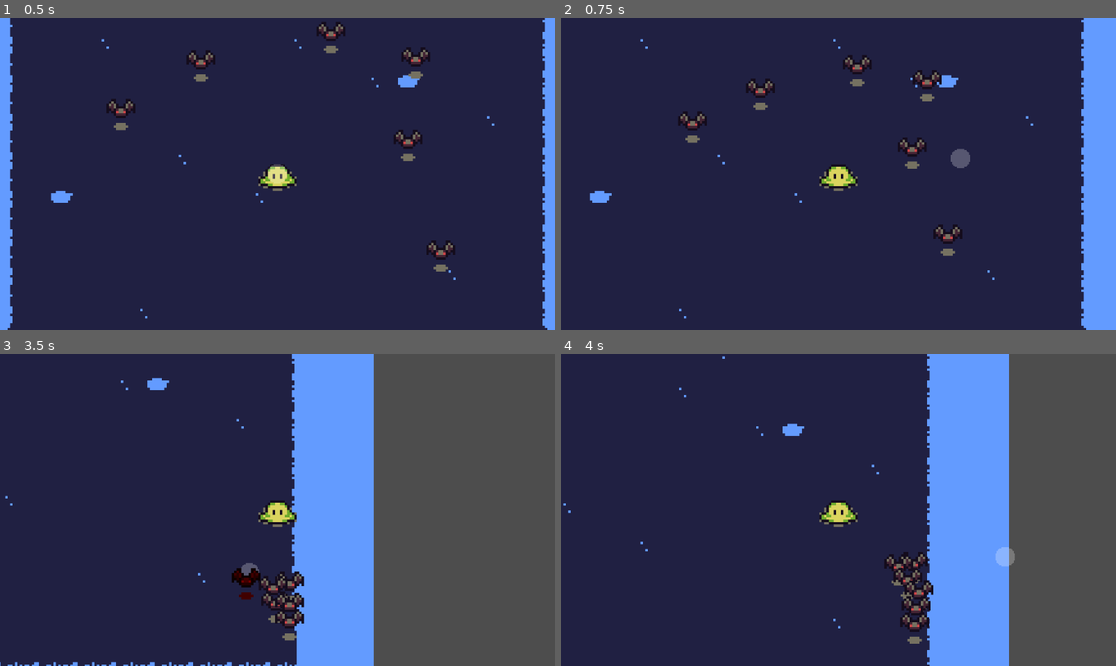
Above: before the commit, frames 1-4 (two rows, left to right).
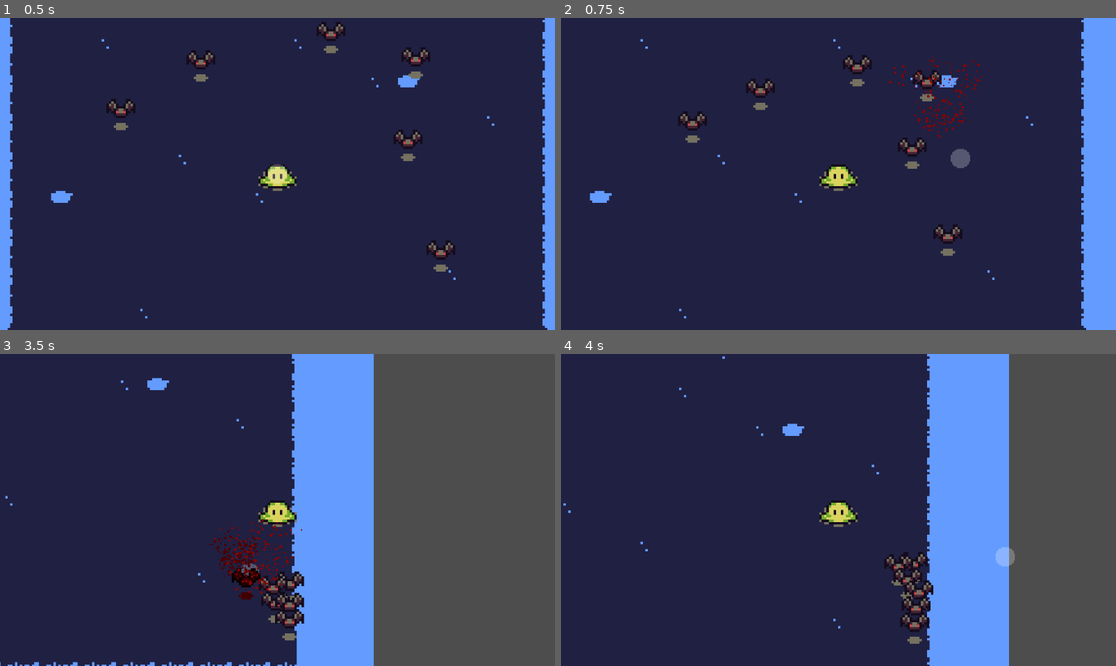
Above: after the commit, the same moments.

Repository: 10Goody12/Light-Based-Dungeon-Crawler
Game: Godot game, scene res://main.tscn
Two runs of this game, one before a commit and one after it. Both use one fixed random seed, a clock stepped at 60 frames per second and the inputs below.
Inputs (mouse positions are in pixels of both pictures, inside the frame that each line leads up to):
- Up to frame 1 (0.5 s): no input
- Up to frame 2 (0.75 s): move the mouse to (960, 158) at 0.52 s; hold D (move_right) from 0.53 s (still down)
- Up to frame 3 (3.5 s): move the mouse to (166, 525) at 1.27 s; release D (move_right) at 1.28 s; hold S (move_down) 1.28-2.03 s; move the mouse to (333, 441) at 2.02 s; hold D (move_right) 2.03-2.78 s; move the mouse to (249, 572) at 2.77 s; hold W (move_up) from 2.78 s (still down)
- Up to frame 4 (4 s): move the mouse to (1005, 556) at 3.52 s; release W (move_up) at 3.53 s; hold A (move_left) from 3.53 s (still down)

Frame 1 is identical in both runs. In frame 2, 0.3% of the frame differs, in the area x 59-78%, y 12-39%; in frame 3, 0.6%, in the area x 37-55%, y 52-78%; in frame 4, nothing differs.

Commit message:
Blood effects added.

Diff:
--- a/test_enemy.gd
+++ b/test_enemy.gd
@@ -11,11 +11,13 @@
 @export_range(1, 250, 1) var starting_health : float = 10.0
 @onready var health : float = starting_health
 
-@onready var player = get_tree().get_first_node_in_group("Player")
-
 @export_category("Damage Behaviour")
 @export_range(1, 15, 1.0) var damage_cooldown = 5.0
 var damage_flicker_counter = 0.0
+
+@onready var player = get_tree().get_first_node_in_group("Player")
+@onready var blood = $BloodParticles
+@onready var body = $AnimatedSprite2D
 
 var was_damaged : bool = false
 
@@ -29,12 +31,16 @@
 
 func check_health():
 	if health <= 0:
-		queue_free()
+		body.visible = false
+		if blood.emitting == false:
+			queue_free()
+
 
 func inflict_damage(in_damage):
 	if was_damaged == false:
 		health -= in_damage
 		was_damaged = true
+		blood.emitting = true
 
 func adjust_flicker():
 	if was_damaged:
--- a/test_enemy.tscn
+++ b/test_enemy.tscn
@@ -28,3 +28,25 @@
 [node name="AnimatedSprite2D" type="AnimatedSprite2D" parent="."]
 sprite_frames = ExtResource("1_a2gey")
 animation = &"down"
+
+[node name="BloodParticles" type="CPUParticles2D" parent="."]
+modulate = Color(0.535857, 0.0178005, 0.00987224, 1)
+emitting = false
+amount = 200
+lifetime = 0.6
+one_shot = true
+explosiveness = 1.0
+randomness = 0.37
+draw_order = 1
+emission_shape = 1
+emission_sphere_radius = 3.0
+direction = Vector2(0, -10)
+spread = 25.0
+gravity = Vector2(0, 600)
+initial_velocity_min = 100.0
+initial_velocity_max = 250.0
+damping_min = 200.0
+damping_max = 200.0
+scale_amount_min = 0.25
+hue_variation_min = -0.5
+hue_variation_max = 0.5
